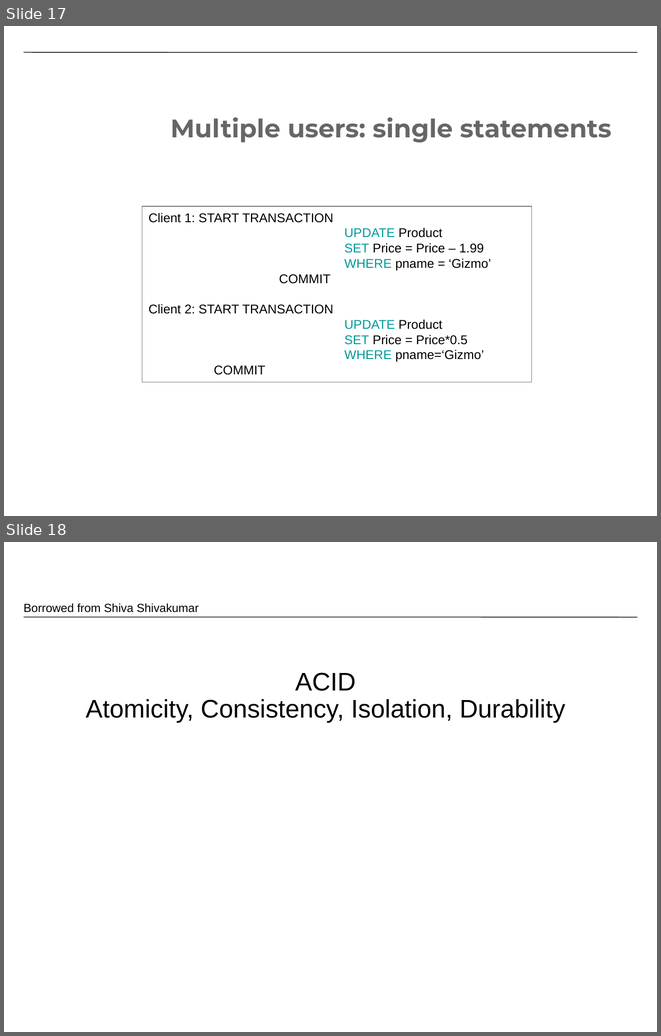
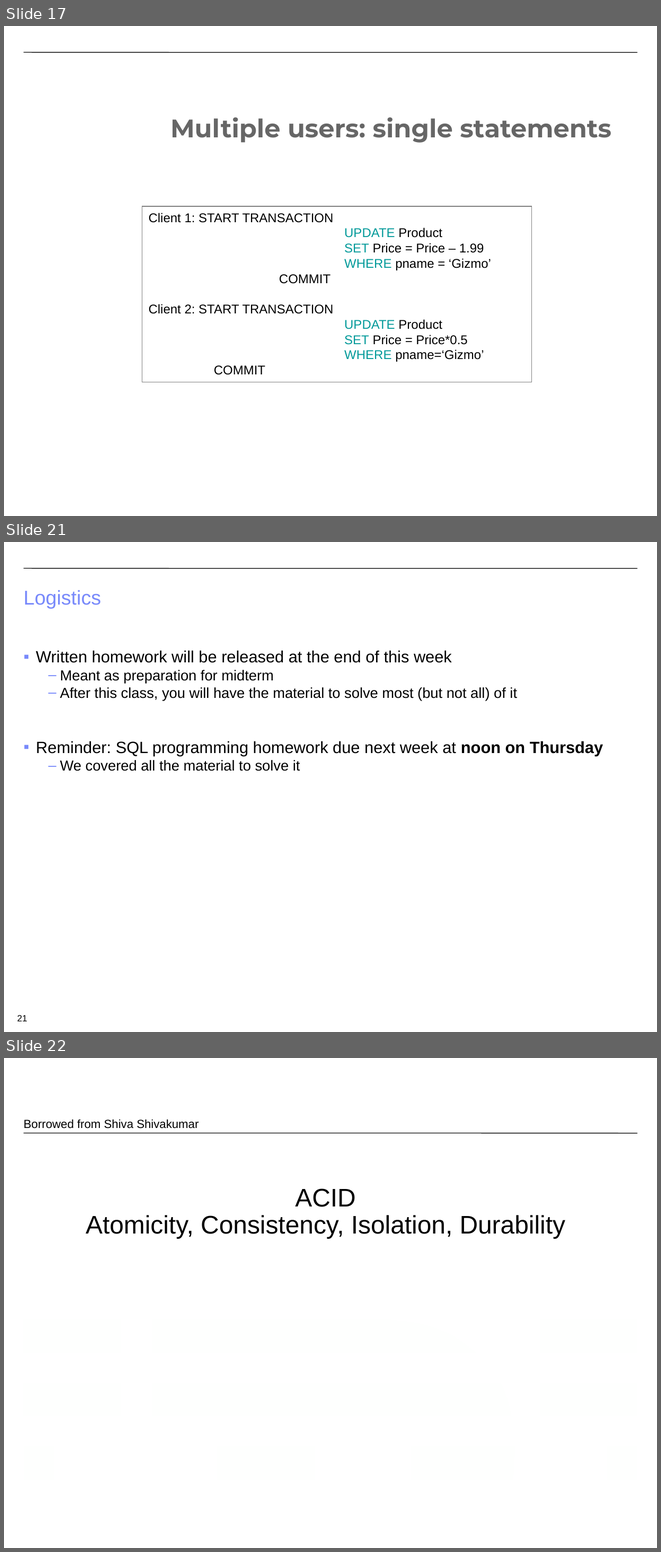
Before and after one commit to CS-W4121/cs-w4121.github.io, a slide deck: slides/Topic 3 - transactions and ACID.pptx. Shown one above the other, each under a label of ours: slides 17 and 18 before the commit, slides 17, 21 and 22 after it; the slides between them are not shown. The pictures are 661x1036 and 661x1552 pixels, drawn with LibreOffice and Linux fonts; fonts in the diff are those of the drawing; background and template pictures are left out. Boxes give left, top, right and bottom in pixels: in the first picture for what was removed or moved away, otherwise in the second. Text is boxed around its words. In the diff, an @@ line names an element or a change of style, - is before the commit and + after.

```diff
--- a/slides/Topic 3 - transactions and ACID.pptx
+++ b/slides/Topic 3 - transactions and ACID.pptx
@@ slide 21 added at (4,542,657,1032), background #FFFFFF; not listed: 1 template element that a slide beside it also shows @@
@@ title added at (24,590,101,609), 22 pt, text #7889FB @@
+Logistics
@@ text added at (36,650,603,771), 16 pt, text #000000 @@
+▪ Written homework will be released at the end of this week
+  – Meant as preparation for midterm
+  – After this class, you will have the material to solve most (but not all) of it
+▪ Reminder: SQL programming homework due next week at noon on Thursday
+  – We covered all the material to solve it
@@ page number added at (17,1015,27,1021), 10 pt, text #000000 @@
+21
@@ what was slide 18 is now slide 22 @@
```
Also in this commit, not shown: 5 slides changed, 4 other slides added.
